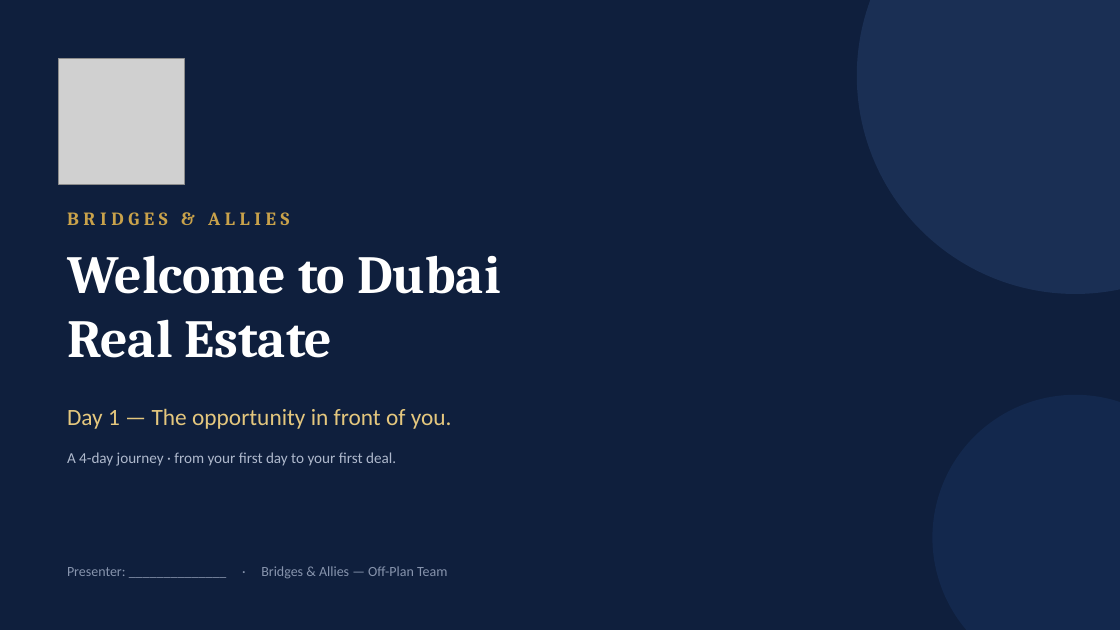
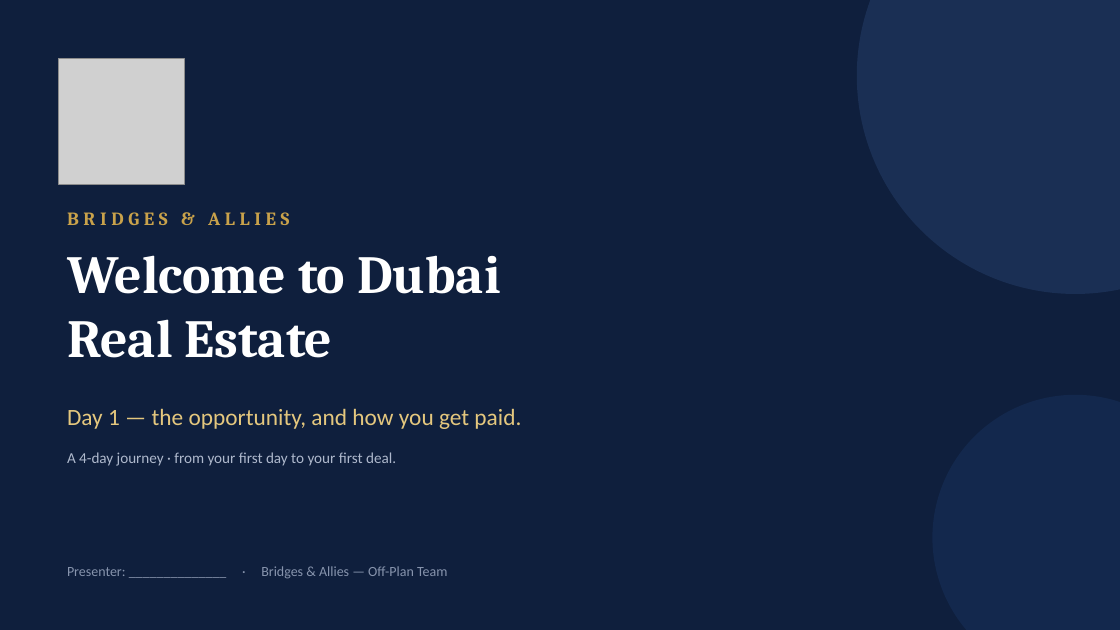
Before and after one commit to MWareth/openai-startup-name-generator, a slide deck: slide 1 of bridges-allies/BridgesAllies_OffPlan_Training_Day1.pptx. Drawn at 1120x630 pixels with LibreOffice and Linux fonts; fonts in the diff are those of the drawing; grey boxes stand for pictures. Boxes give left, top, right and bottom in pixels: in the first picture for what was removed or moved away, otherwise in the second. Text is boxed around its words. In the diff, an @@ line names an element or a change of style, - is before the commit and + after.

```diff
--- a/bridges-allies/BridgesAllies_OffPlan_Training_Day1.pptx
+++ b/bridges-allies/BridgesAllies_OffPlan_Training_Day1.pptx
@@ text at <box>67,408,521,429</box>: text changed @@
-Day 1 — The opportunity in front of you.
+Day 1 — the opportunity, and how you get paid.
```
Also in this commit, not shown: 11 other slides changed, 11 slides added, 1 slide removed, 1 other file.
